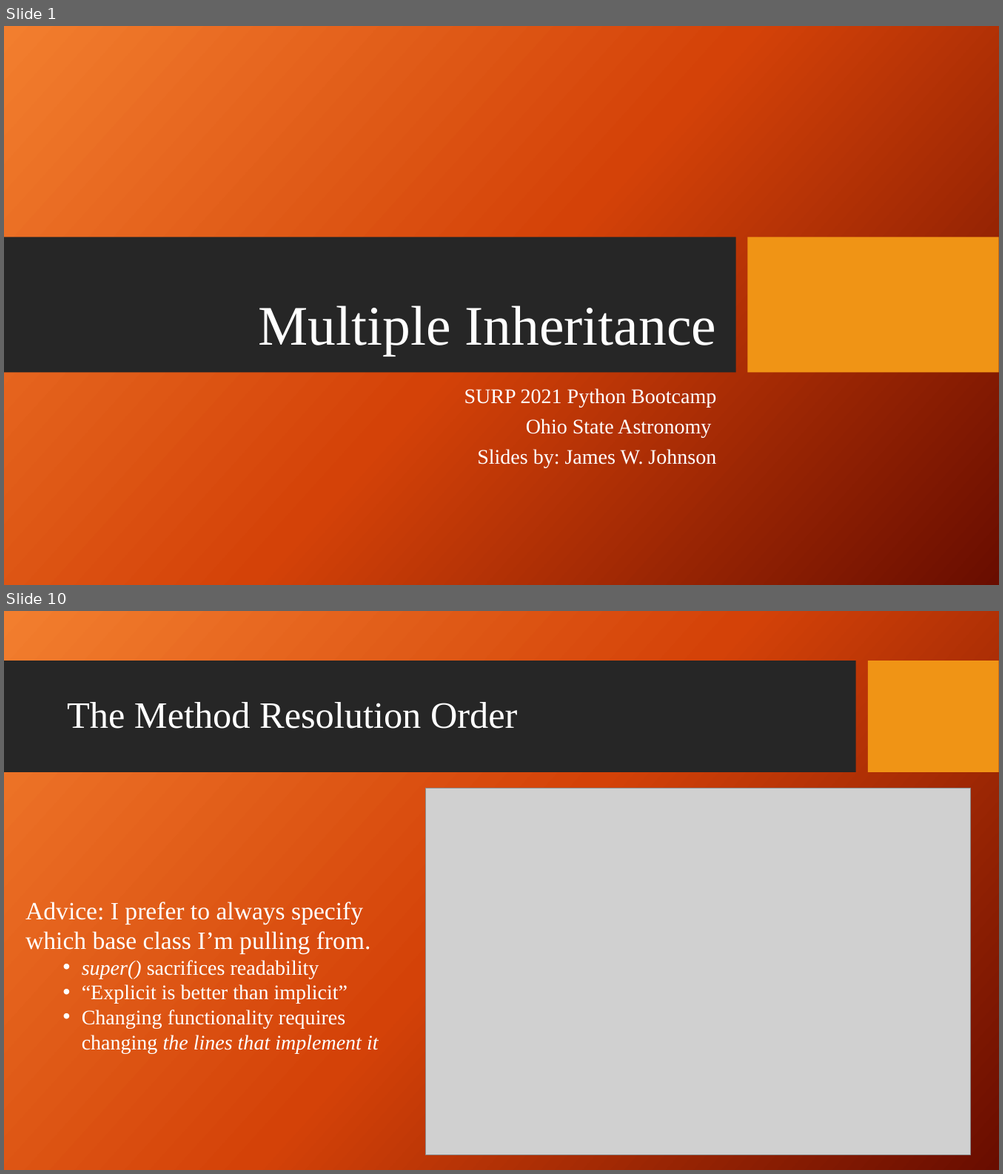
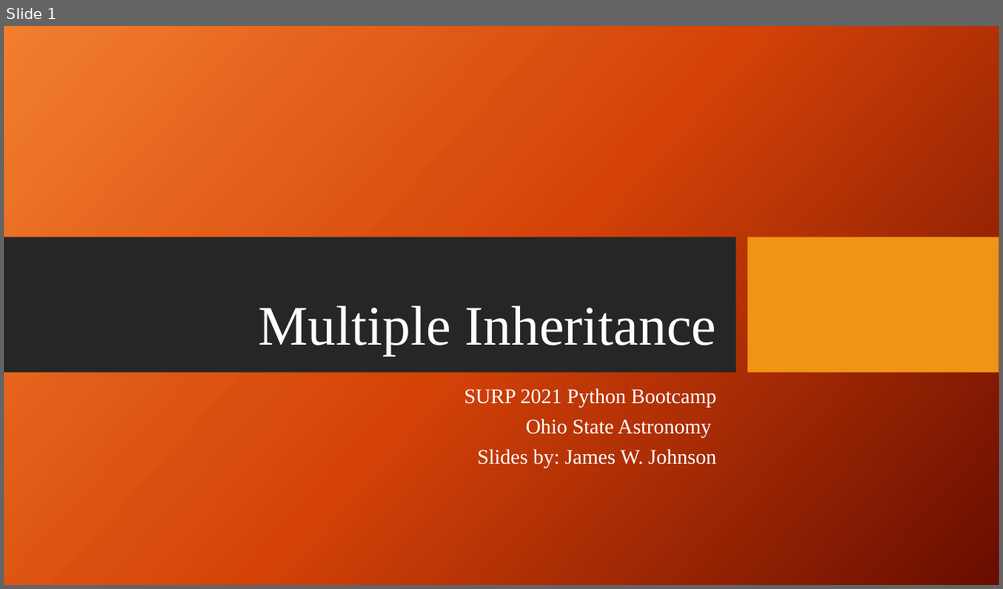
Before and after one commit to giganano/PythonBootcamp, a slide deck: slides/multiple_inheritance.pptx. Shown one above the other, each under a label of ours: slides 1 and 10 before the commit, slide 1 after it; the slides between them are not shown. The pictures are 1003x1174 and 1003x589 pixels, drawn with LibreOffice and Linux fonts; fonts in the diff are those of the drawing; grey boxes stand for pictures; background and template pictures are left out. Boxes give left, top, right and bottom in pixels: in the first picture for what was removed or moved away, otherwise in the second. Text is boxed around its words. In the diff, an @@ line names an element or a change of style, - is before the commit and + after.

```diff
--- a/slides/multiple_inheritance.pptx
+++ b/slides/multiple_inheritance.pptx
@@ slide 10 removed at box(4, 611, 999, 1170), background picture (left out) @@
@@ rectangle removed at box(4, 661, 855, 773) @@
@@ rectangle removed at box(868, 661, 999, 773) @@
@@ title removed at box(67, 702, 517, 729) @@
-The Method Resolution Order
@@ picture removed at box(426, 788, 970, 1155) @@
@@ text removed at box(25, 902, 378, 1054) @@
-Advice: I prefer to always specify which base class I’m pulling from.
-  • super() sacrifices readability
-  • “Explicit is better than implicit”
-  • Changing functionality requires changing the lines that implement it
```
Also in this commit, not shown: 5 slides changed, 7 slides added, 3 other slides removed.
